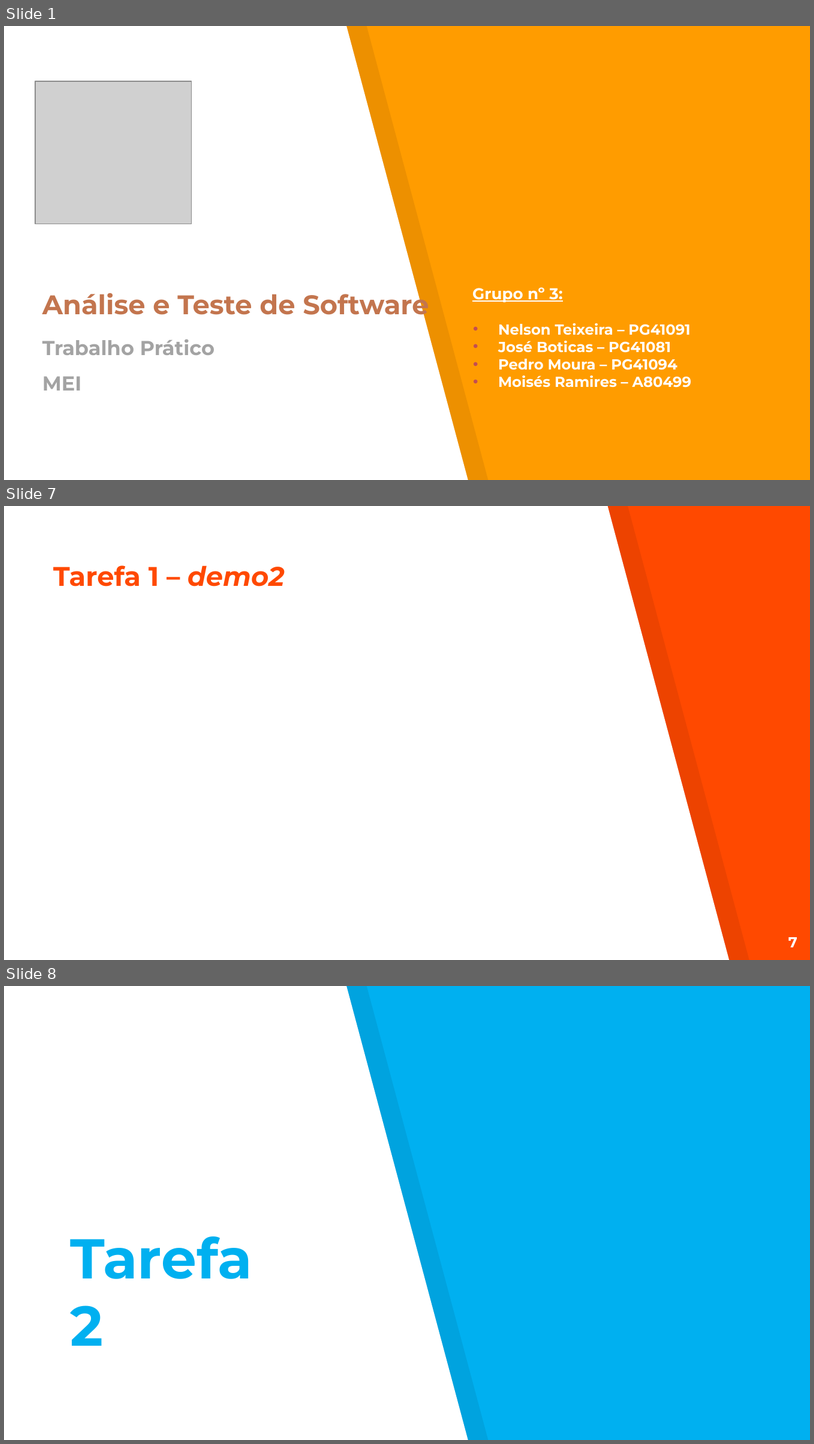
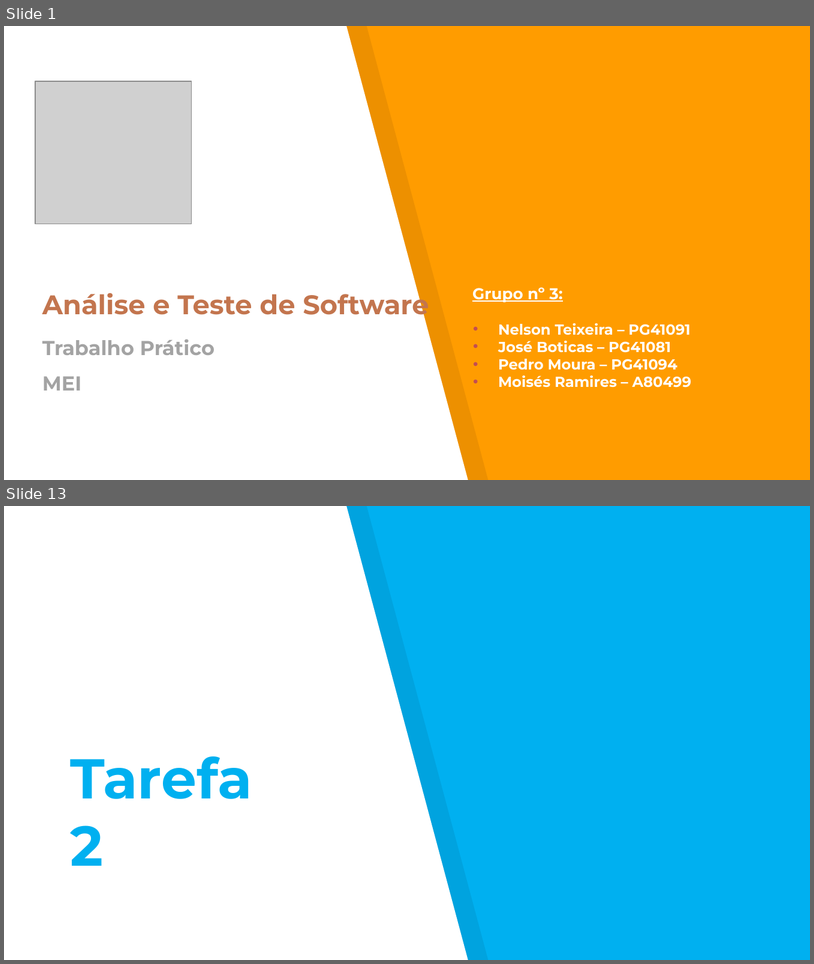
Before and after one commit to Nelson198/ATS, a slide deck: Apresentação.pptx. Shown one above the other, each under a label of ours: slides 1, 7 and 8 before the commit, slides 1 and 13 after it; the slides between them are not shown. The pictures are 814x1444 and 814x964 pixels, drawn with LibreOffice and Linux fonts; fonts in the diff are those of the drawing; grey boxes stand for pictures. Boxes give left, top, right and bottom in pixels: in the first picture for what was removed or moved away, otherwise in the second. Text is boxed around its words. In the diff, an @@ line names an element or a change of style, - is before the commit and + after.

Commit message:
#71 Commit: Relatório + PPT     --> Correção de uma gralha no relatório;     --> PPT: Introdução e Tarefa 1.

```diff
--- a/Apresentação.pptx
+++ b/Apresentação.pptx
@@ slide 7 removed at [4, 506, 810, 960], background #FF4900 @@
@@ freeform shape removed at [4, 506, 730, 960] @@
@@ freeform shape removed at [24, 506, 750, 960] @@
@@ title removed at [53, 565, 284, 586] @@
-Tarefa 1 – demo2
@@ page number removed at [789, 937, 798, 947] @@
-7
@@ what was slide 8 is now slide 13 @@
```
Also in this commit, not shown: 5 slides changed, 7 slides added, 1 other slide removed, 2 other files.
